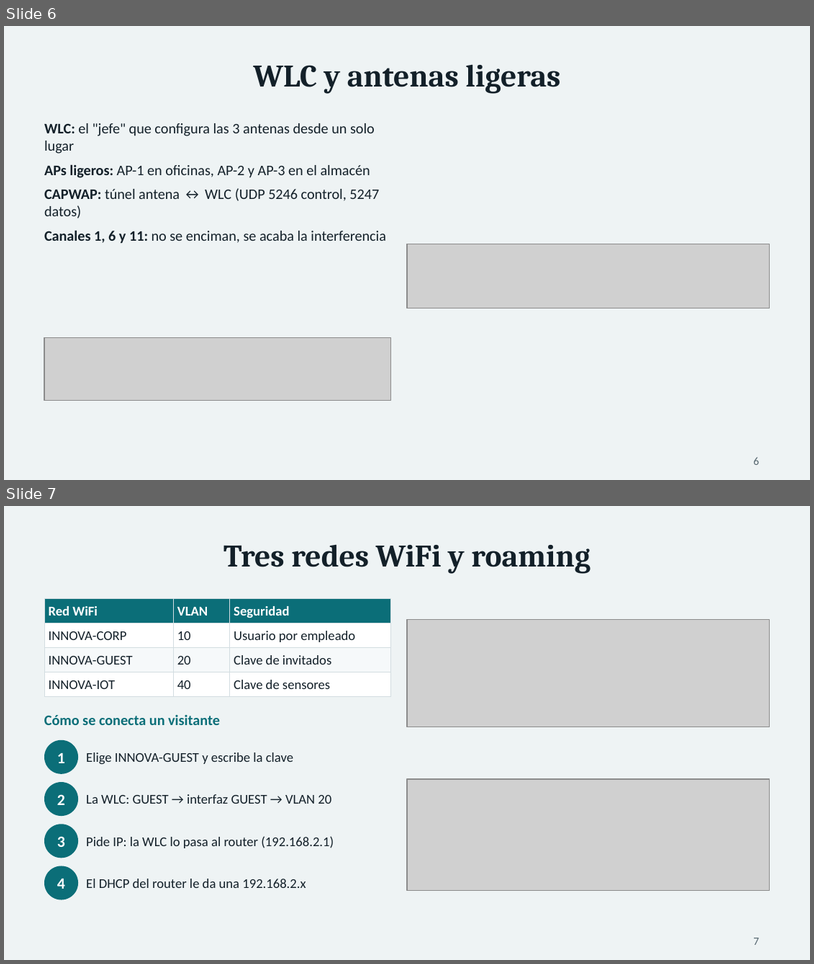
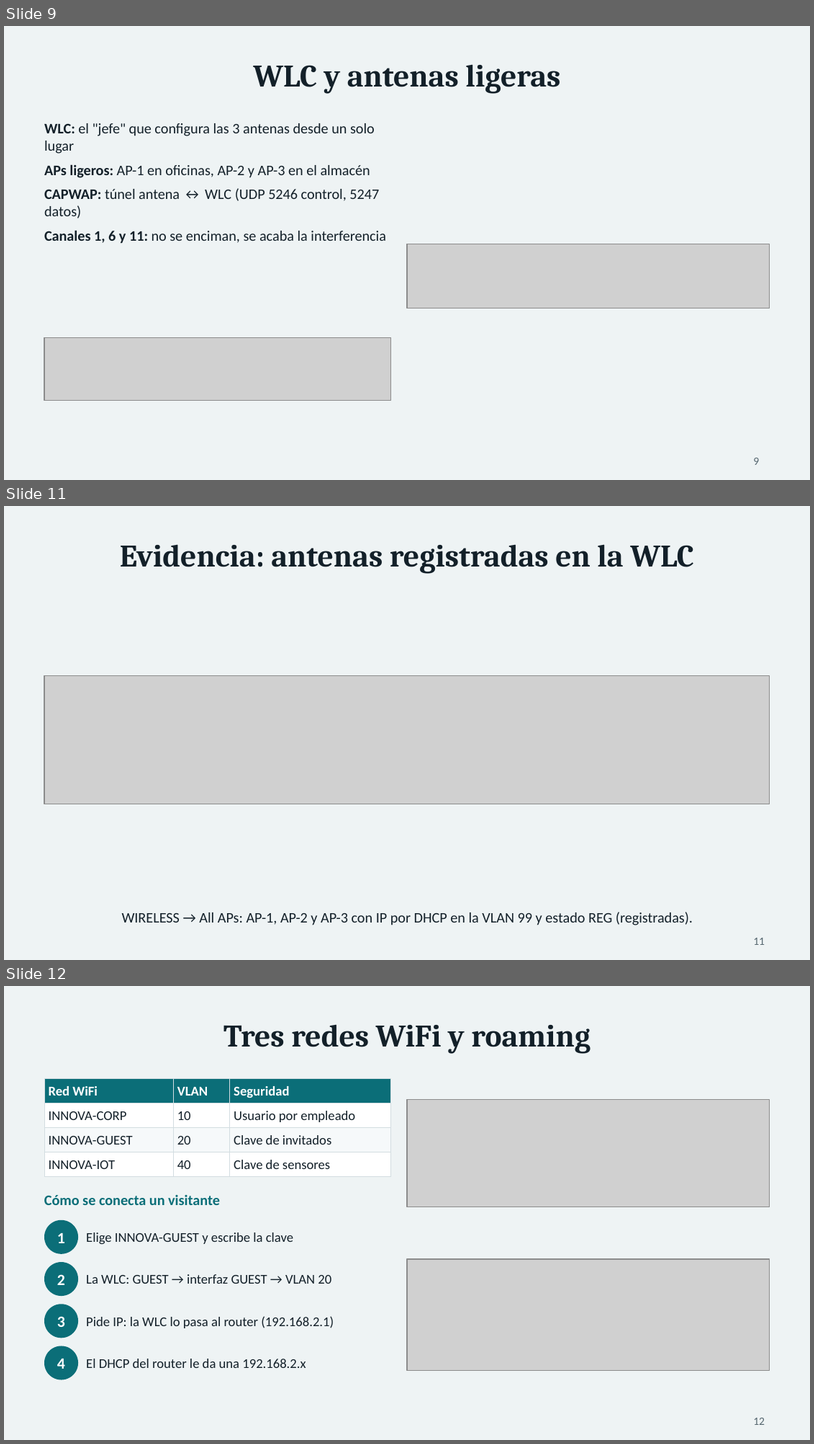
Before and after one commit to USX22/inalambricreds2, a slide deck: entregables/Presentacion_InnovaLogistics.pptx. Shown one above the other, each under a label of ours: slides 6 and 7 before the commit, slides 9, 11 and 12 after it; the slides between them are not shown. The pictures are 814x964 and 814x1444 pixels, drawn with LibreOffice and Linux fonts; fonts in the diff are those of the drawing; grey boxes stand for pictures. Boxes give left, top, right and bottom in pixels: in the first picture for what was removed or moved away, otherwise in the second. Text is boxed around its words. In the diff, an @@ line names an element or a change of style, - is before the commit and + after.

```diff
--- a/entregables/Presentacion_InnovaLogistics.pptx
+++ b/entregables/Presentacion_InnovaLogistics.pptx
@@ slide 11 added at [4, 506, 810, 960], background #EEF3F4 @@
@@ title added at [120, 544, 694, 574], 28 pt, text #132029, bold @@
+Evidencia: antenas registradas en la WLC
@@ picture added at [44, 675, 770, 803] @@
@@ text added at [122, 911, 693, 925], 13 pt, text #132029 @@
+WIRELESS → All APs: AP-1, AP-2 y AP-3 con IP por DHCP en la VLAN 99 y estado REG (registradas).
@@ page number added at [754, 937, 765, 944], 10 pt, text #55666F @@
+11
@@ what was slide 6 is now slide 9 @@
@@ page number at [754, 457, 759, 464]: text changed @@
-6
+9
@@ what was slide 7 is now slide 12 @@
@@ page number at [754, 1417, 765, 1424]: text changed @@
-7
+12
```
Also in this commit, not shown: 14 other slides added, 14 other files.
